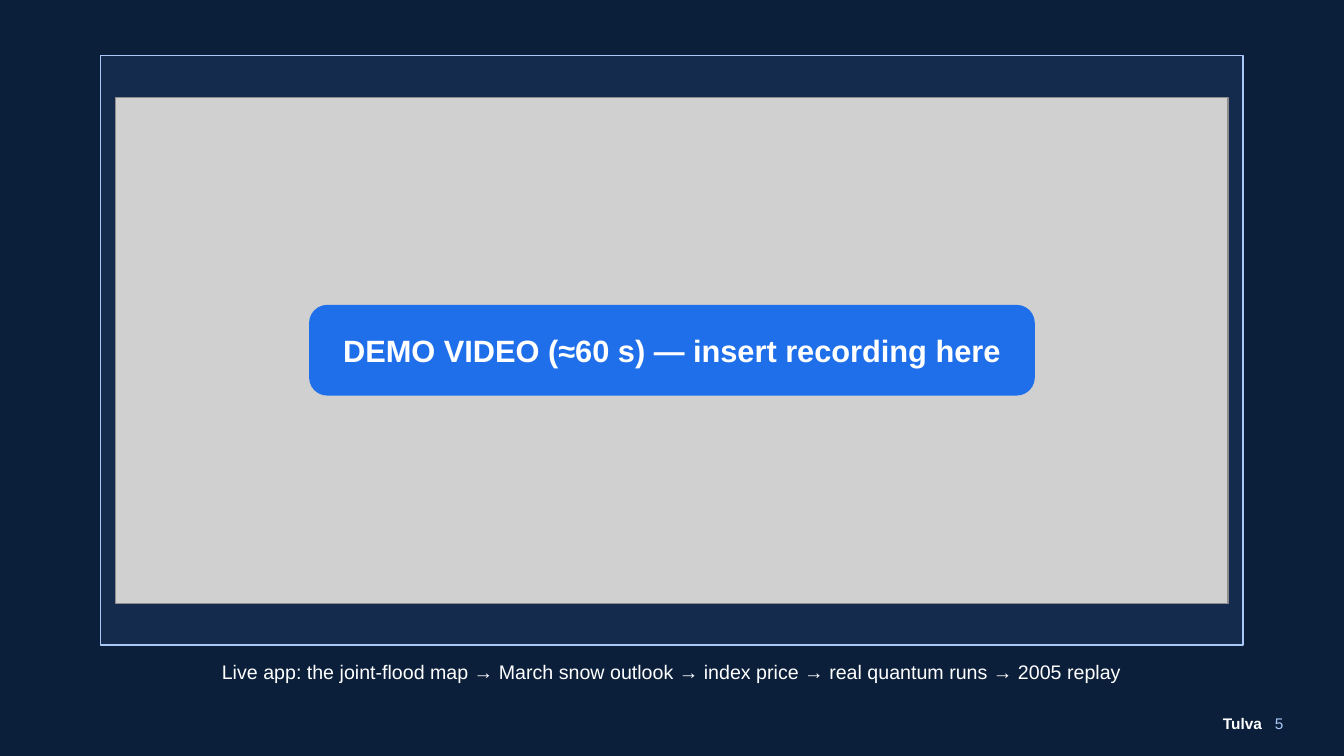
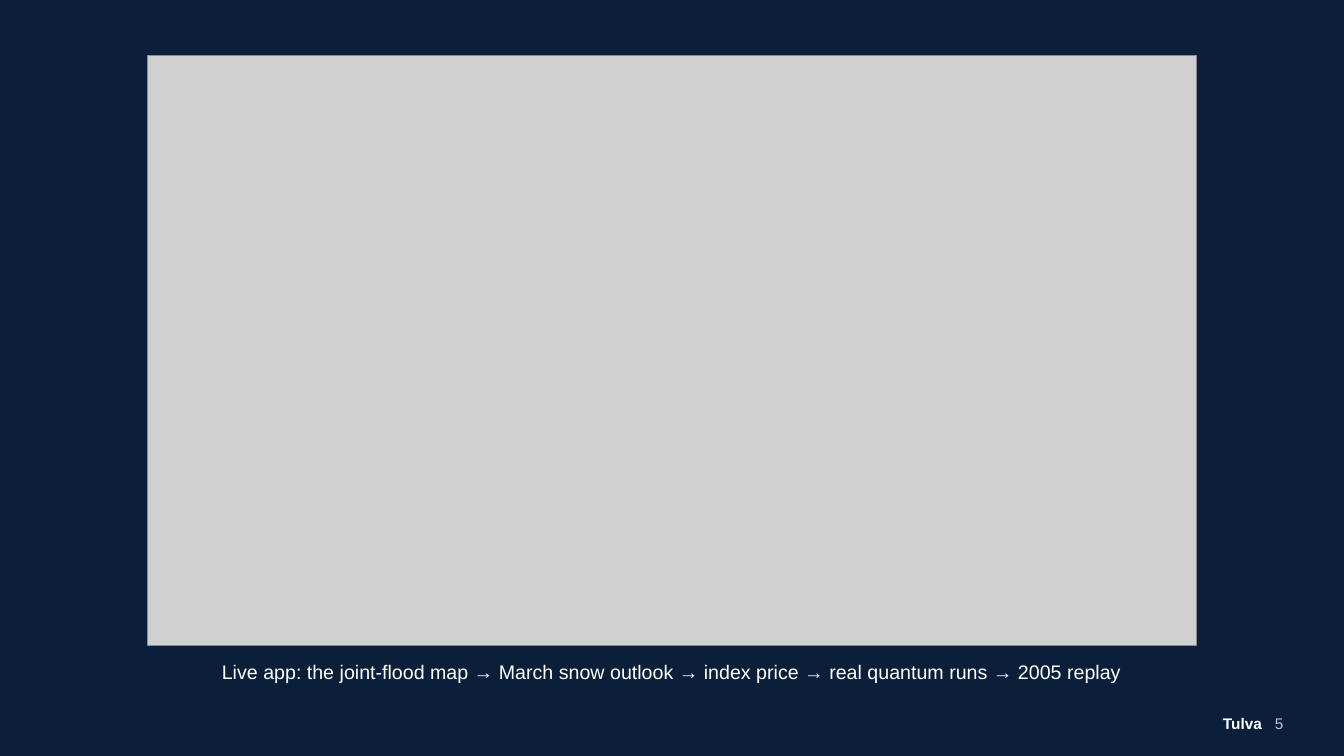
Before and after one commit to Zawaer/tulva, a slide deck: slide 5 of deck/Tulva_QxF2026.pptx. Drawn at 1344x756 pixels with LibreOffice and Linux fonts; fonts in the diff are those of the drawing; grey boxes stand for pictures. Boxes give left, top, right and bottom in pixels: in the first picture for what was removed or moved away, otherwise in the second. Text is boxed around its words. In the diff, an @@ line names an element or a change of style, - is before the commit and + after.

```diff
--- a/deck/Tulva_QxF2026.pptx
+++ b/deck/Tulva_QxF2026.pptx
@@ rectangle removed at [101, 55, 1243, 645] @@
@@ picture: place and size @@
-picture at [116, 97, 1228, 603]
+picture at [148, 55, 1197, 645]
@@ rounded rectangle removed at [310, 304, 1035, 395] @@
@@ text removed at [343, 339, 1001, 368] @@
-DEMO VIDEO (≈60 s) — insert recording here
```
Also in this commit, not shown: 2 other slides changed, 9 other files.
